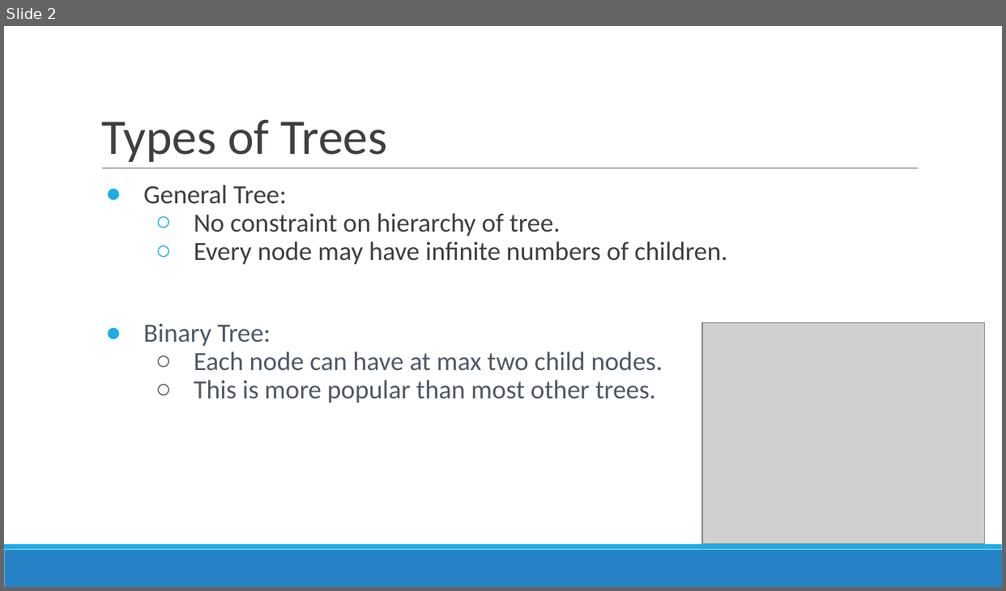
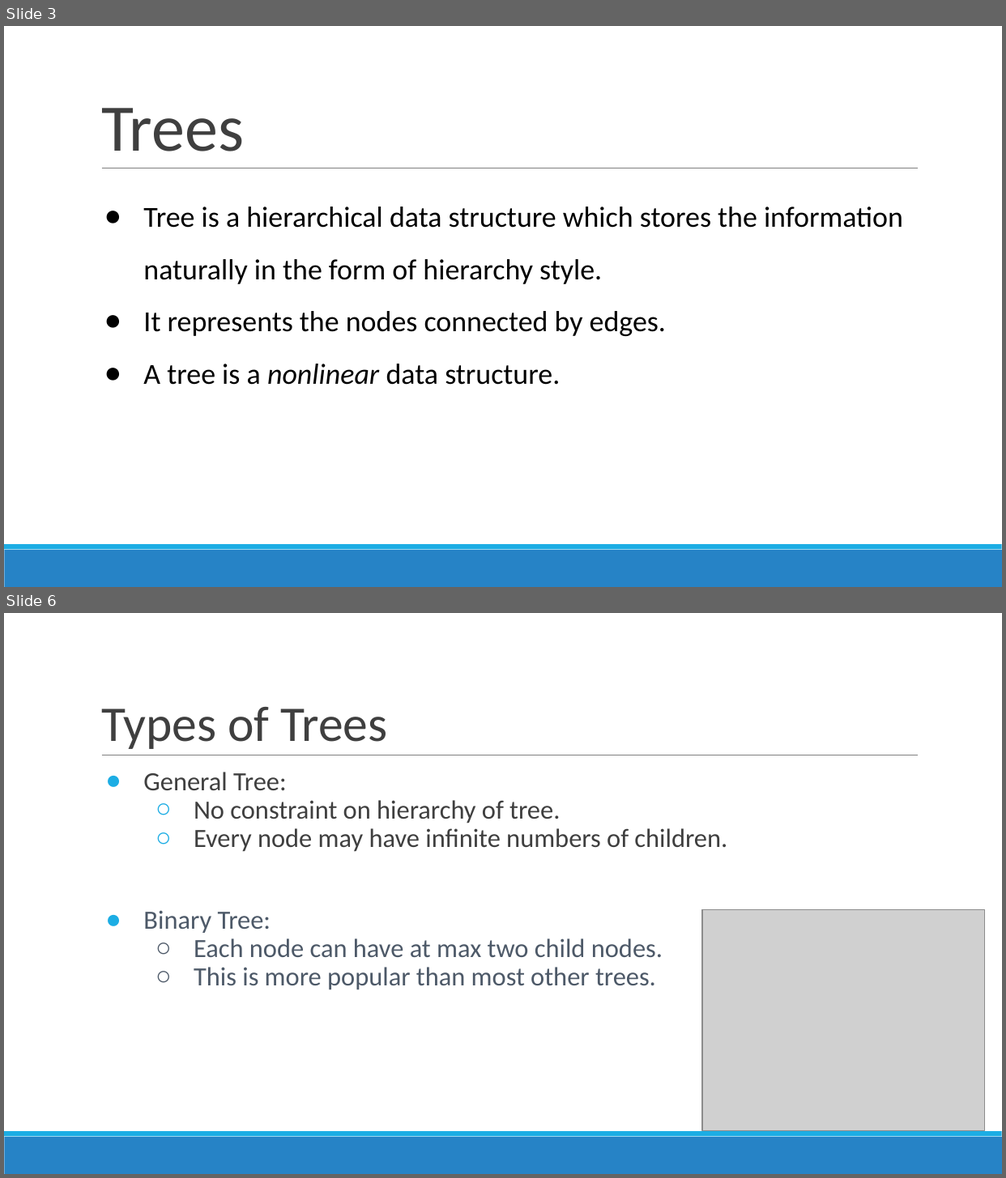
Before and after one commit to poojasabnani/DSA-for-Interviews-GirlScript-EOP, a slide deck: Day 4/Trees.pptx. Shown one above the other, each under a label of ours: slide 2 before the commit, slides 3 and 6 after it; the slides between them are not shown. The pictures are 1006x591 and 1006x1178 pixels, drawn with LibreOffice and Linux fonts; fonts in the diff are those of the drawing; grey boxes stand for pictures. Boxes give left, top, right and bottom in pixels: in the first picture for what was removed or moved away, otherwise in the second. Text is boxed around its words. In the diff, an @@ line names an element or a change of style, - is before the commit and + after.

```diff
--- a/Day 4/Trees.pptx
+++ b/Day 4/Trees.pptx
@@ slide 3 added at bbox=[4, 26, 1002, 587], background #FFFFFF; not listed: 3 template elements that a slide beside it also shows @@
@@ title added at bbox=[101, 108, 244, 152], 48 pt, text #3F3F3F @@
+Trees
@@ text added at bbox=[143, 207, 903, 385], 21 pt, text #000000 @@
+● Tree is a hierarchical data structure which stores the information naturally in the form of hierarchy style.
+● It represents the nodes connected by edges.
+● A tree is a nonlinear data structure.
@@ what was slide 2 is now slide 6 @@
```
Also in this commit, not shown: 4 other slides added, 1 slide removed, 4 other files.
